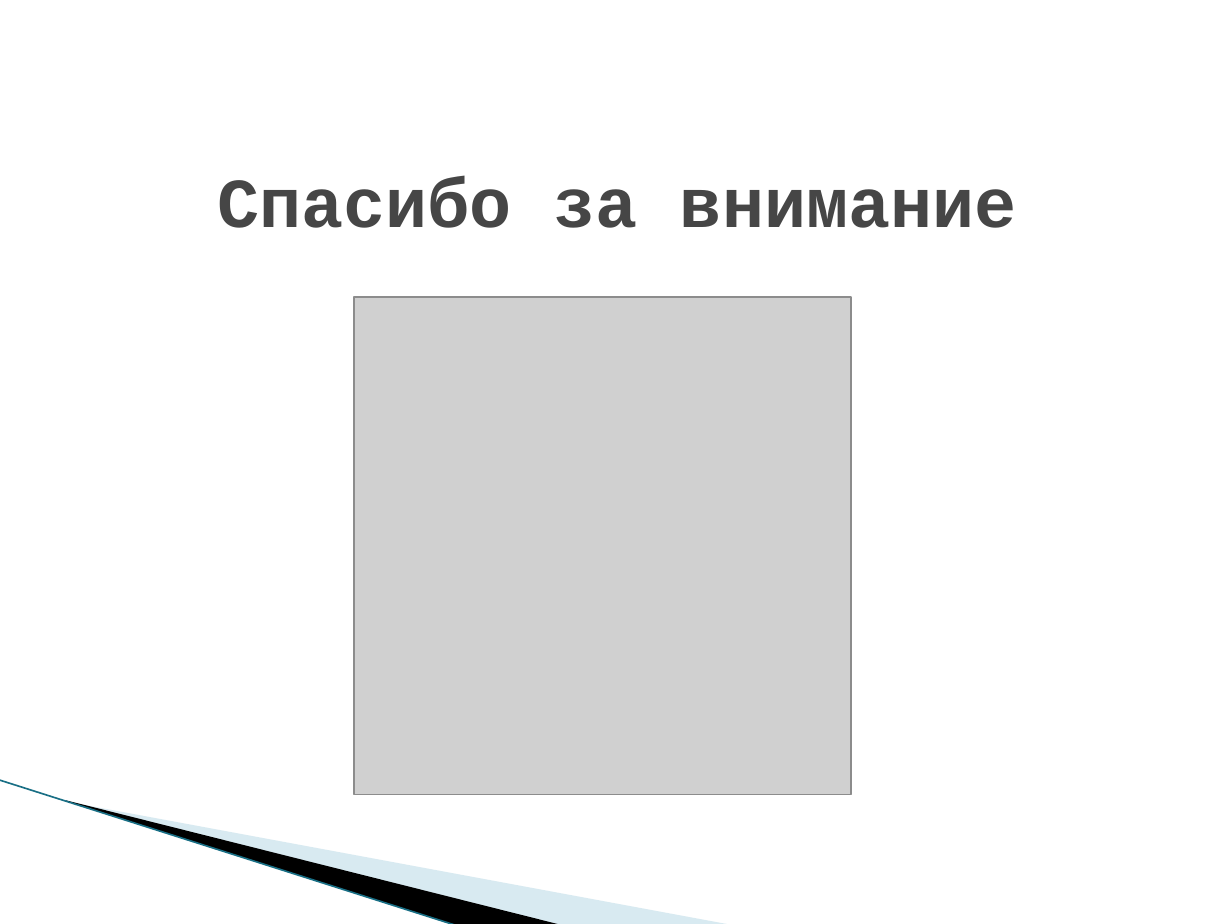
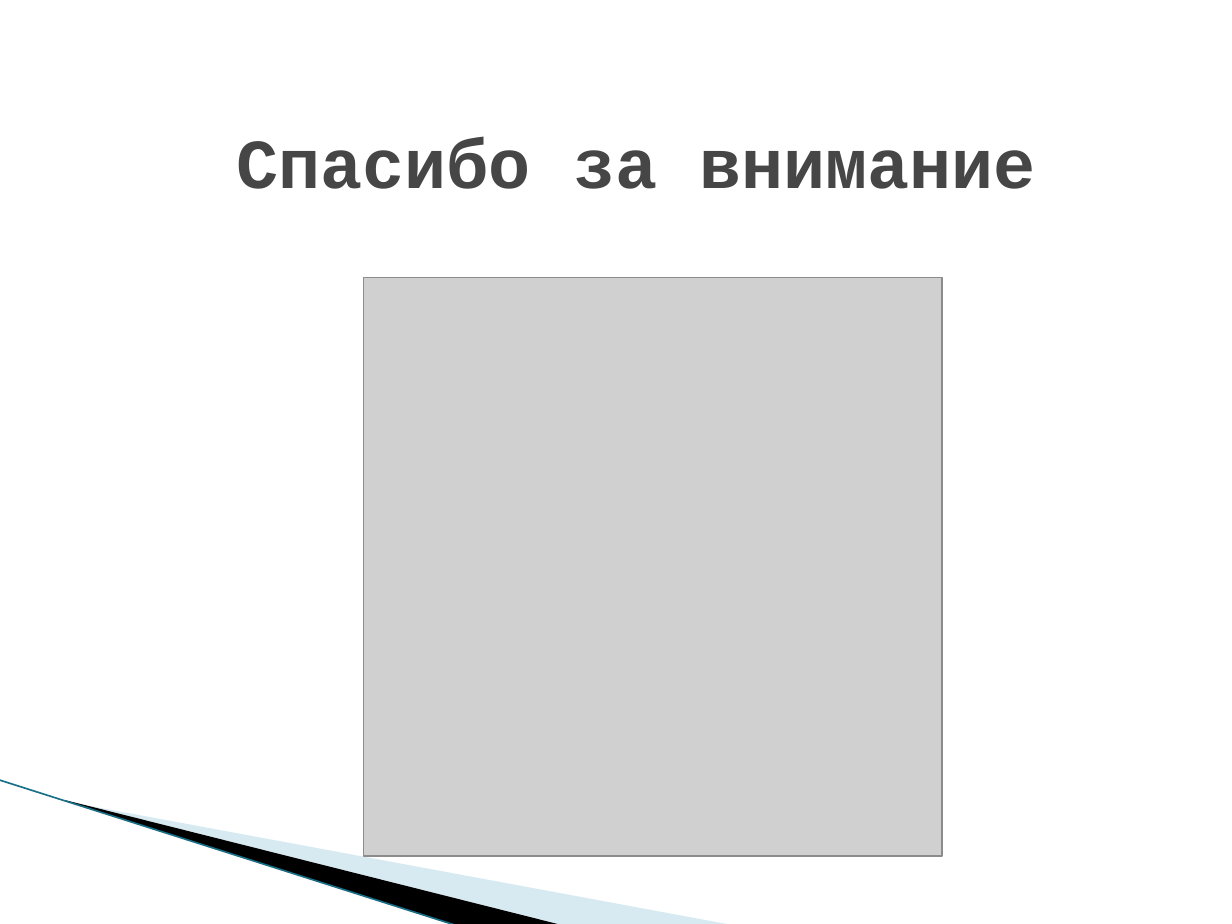
Before and after one commit to Course-and-Co/Excel-and-Cisharp, a slide deck: slide 11 of Презентация.pptx. Drawn at 1232x924 pixels with LibreOffice and Linux fonts; fonts in the diff are those of the drawing; grey boxes stand for pictures; background and template pictures are left out. Boxes give left, top, right and bottom in pixels: in the first picture for what was removed or moved away, otherwise in the second. Text is boxed around its words. In the diff, an @@ line names an element or a change of style, - is before the commit and + after.

```diff
--- a/Презентация.pptx
+++ b/Презентация.pptx
@@ title "Спасибо за внимание": place and size @@
-title "Спасибо за внимание" at (217, 176, 1017, 228)
+title "Спасибо за внимание" at (236, 137, 1036, 189)
@@ picture: place and size @@
-picture at (354, 297, 851, 795)
+picture at (363, 277, 941, 855)
```
Also in this commit, not shown: 3 other slides changed, 1 other file.
